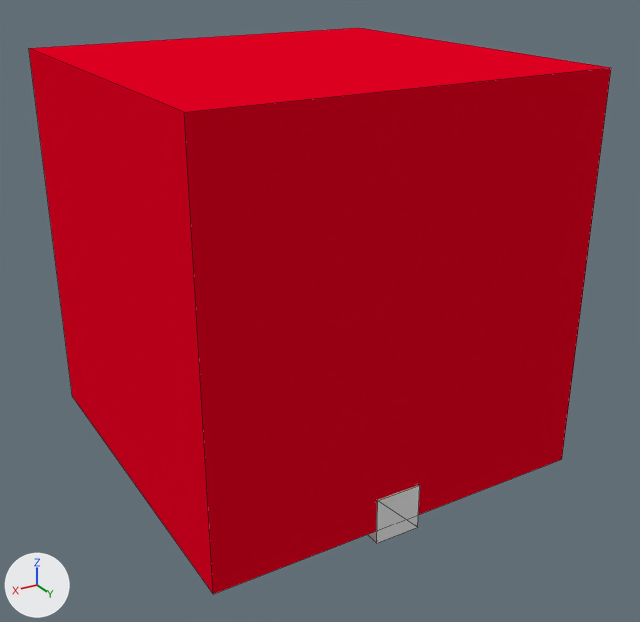
One commit to the Blender file blender/rtps_hose_collide.blend: the scene before it, then after it.
One viewpoint serves both versions: a camera (50 mm lens) standing at (12.11, 18.38, 9.86) and looking at (3.76, 4.47, 2.9). The axes (+X, +Y, +Z) are drawn at lower left. The lights are the same throughout. Mesh edges are drawn as thin lines.

Script lines for the objects in view, before the commit:
```python
me_cube = bpy.data.meshes.new('Cube')
me_cube.from_pydata(...)  # a box spanning x 0.0..7.73, y 0.0..7.73, z 0.0..7.73
me_cube.materials.append(mat_material_002)  # red #e70022
me_cube_007 = bpy.data.meshes.new('Cube.007')
me_cube_007.from_pydata(...)  # a box spanning x 1.778..2.693, y 3.36..4.275, z 0.808..1.723
ob_domain = bpy.data.objects.new('Domain', me_cube)
ob_domain.location = (0.0, 0.0, 0.0)
ob_moveable_cube = bpy.data.objects.new('Moveable Cube', me_cube_007)
ob_moveable_cube.location = (1.86, 3.48, -1.06)
```
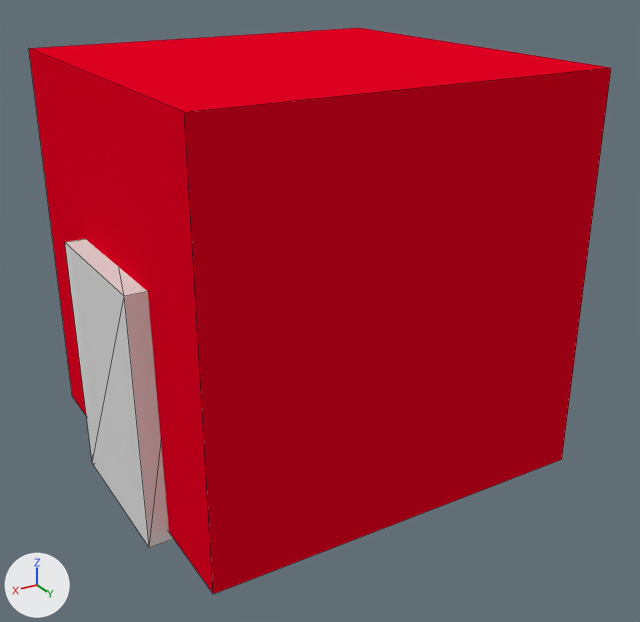
What differs and where, as boxes [x1, y1, x2, y2] in the pictures (640 x 622 px):
'Moveable Cube', reshaped, moved: before [368, 485, 420, 543]; after [65, 239, 174, 548]

What changed in the scene script:
```text
Change me_cube_007:
    where me_cube_007.from_pydata(...)  # 8 vertices, 12 faces; spans x 1.778..2.693, y 3.36..4.275, z 0.808..1.723
    used by ob_moveable_cube; location = (1.86, 3.48, -1.06)
    me_cube_007 part 1
    me_cube_007.vertices[0].co: (2.693, 4.275, 0.808) -> (6.764, 4.344, -0.253)  # pixel (376, 543) -> not seen
    me_cube_007.vertices[1].co: (2.693, 3.36, 0.808) -> (7.68, 4.344, -0.253)  # not seen -> pixel (149, 547)
    me_cube_007.vertices[2].co: (1.778, 3.36, 0.808) -> (7.68, 1.09, -0.31)  # not seen -> pixel (92, 463)
    me_cube_007.vertices[3].co: (1.778, 4.275, 0.808) -> (6.764, 1.09, -0.31)  # pixel (417, 527) -> not seen
    me_cube_007.vertices[4].co: (2.693, 4.275, 1.723) -> (6.764, 4.261, 4.524)  # pixel (377, 500) -> not seen
    me_cube_007.vertices[5].co: (2.693, 3.36, 1.723) -> (7.68, 4.261, 4.524)  # not seen -> pixel (124, 296)
    me_cube_007.vertices[6].co: (1.778, 3.36, 1.723) -> (7.68, 1.007, 4.467)  # not seen -> pixel (64, 242)
    me_cube_007.vertices[7].co: (1.778, 4.275, 1.723) -> (6.764, 1.007, 4.467)  # pixel (419, 485) -> not seen
Change ob_moveable_cube:
    ob_moveable_cube.location: (1.86, 3.48, -1.06) -> (0.43, 1.51, 0.07)
```
